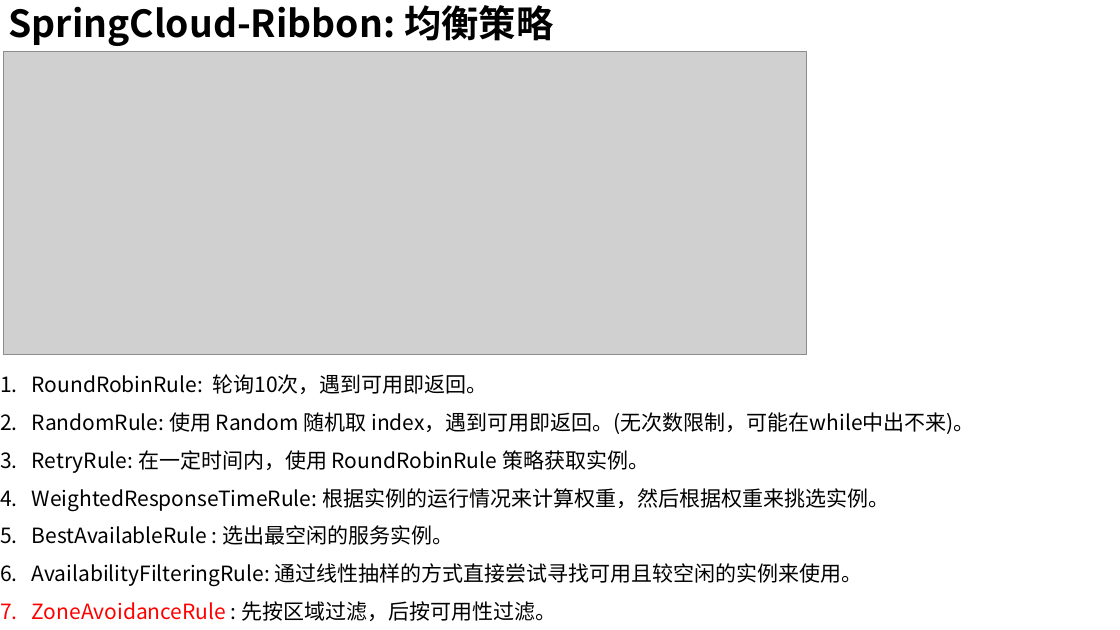
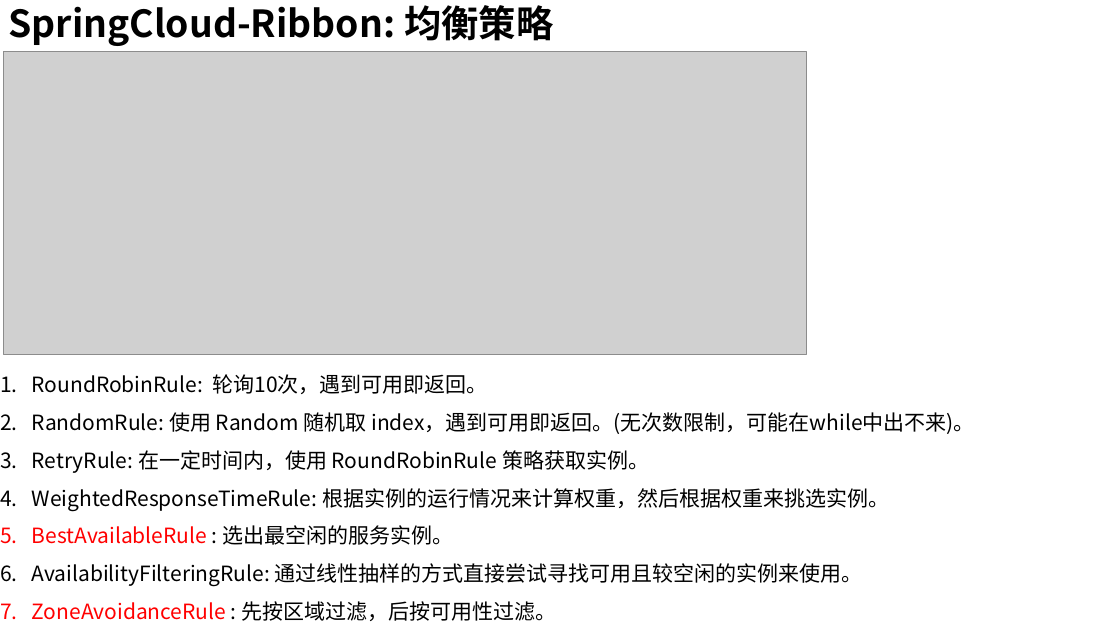
Before and after one commit to longzl2015/long12356, a slide deck: slide 7 of source/_posts/spring/spring-cloud/SpringCloud.pptx (slide 5 before the commit). Drawn at 1120x630 pixels with LibreOffice and Linux fonts; fonts in the diff are those of the drawing; grey boxes stand for pictures. Boxes give left, top, right and bottom in pixels: in the first picture for what was removed or moved away, otherwise in the second. Text is boxed around its words. In the diff, an @@ line names an element or a change of style, - is before the commit and + after.

Commit message:
update

```diff
--- a/source/_posts/spring/spring-cloud/SpringCloud.pptx
+++ b/source/_posts/spring/spring-cloud/SpringCloud.pptx
@@ text at box(32, 525, 453, 545): text colour #000000 to #FF0000 in "BestAvailableRule" @@
```
Also in this commit, not shown: 5 slides added.
